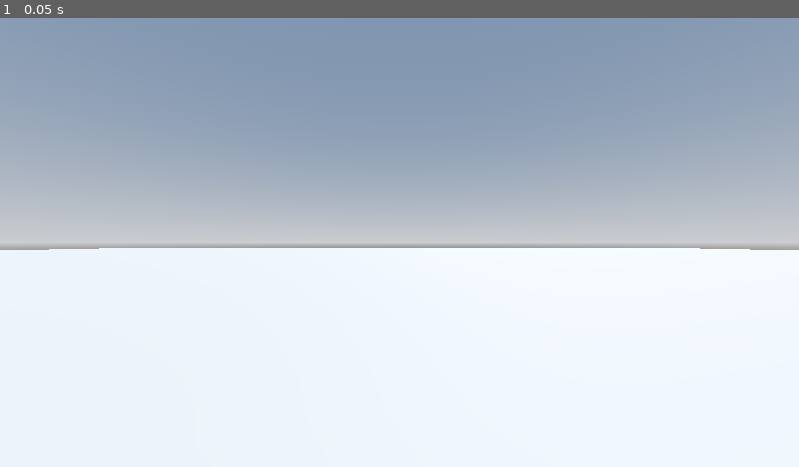
Above: before the commit, frame 1.
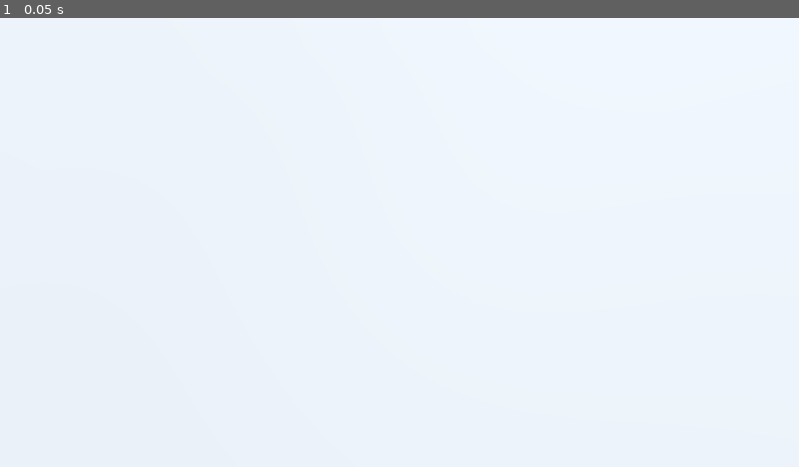
Above: after the commit, the same moment.

Repository: CoolGeorge12/Barbarian-Blaster
Game: Godot game, scene res://BaseLevel.tscn
The game is run twice, just before and just after one commit, with the same random seed, the same clock (stepped at 60 frames per second) and the same inputs. The project has no main scene, so this scene is started directly.
Inputs:
- Up to frame 1 (0.05 s): no input

The runs differ from the first frame. In frame 1, 51% of the frame differs, in the area x 0-100%, y 0-52%.

Commit message:
Rename root node and update Camera3D transform
Changed the root node name from 'Node3D' to 'BaseLevel' for clarity. Updated the Camera3D transform to adjust its position and orientation.

Diff:
--- a/barbarian-blaster/BaseLevel.tscn
+++ b/barbarian-blaster/BaseLevel.tscn
@@ -13,7 +13,7 @@
 tonemap_mode = 2
 glow_enabled = true
 
-[node name="Node3D" type="Node3D"]
+[node name="BaseLevel" type="Node3D"]
 
 [node name="WorldEnvironment" type="WorldEnvironment" parent="."]
 environment = SubResource("Environment_5x8ra")
@@ -27,4 +27,4 @@
 size = Vector3(100, 2, 100)
 
 [node name="Camera3D" type="Camera3D" parent="."]
-transform = Transform3D(1, 0, 0, 0, 1, 0, 0, 0, 1, 0, 1, 0)
+transform = Transform3D(1, 0, 0, 0, 0.42261824, 0.9063078, 0, -0.9063078, 0.42261824, 0, 14.5, 9.5)
